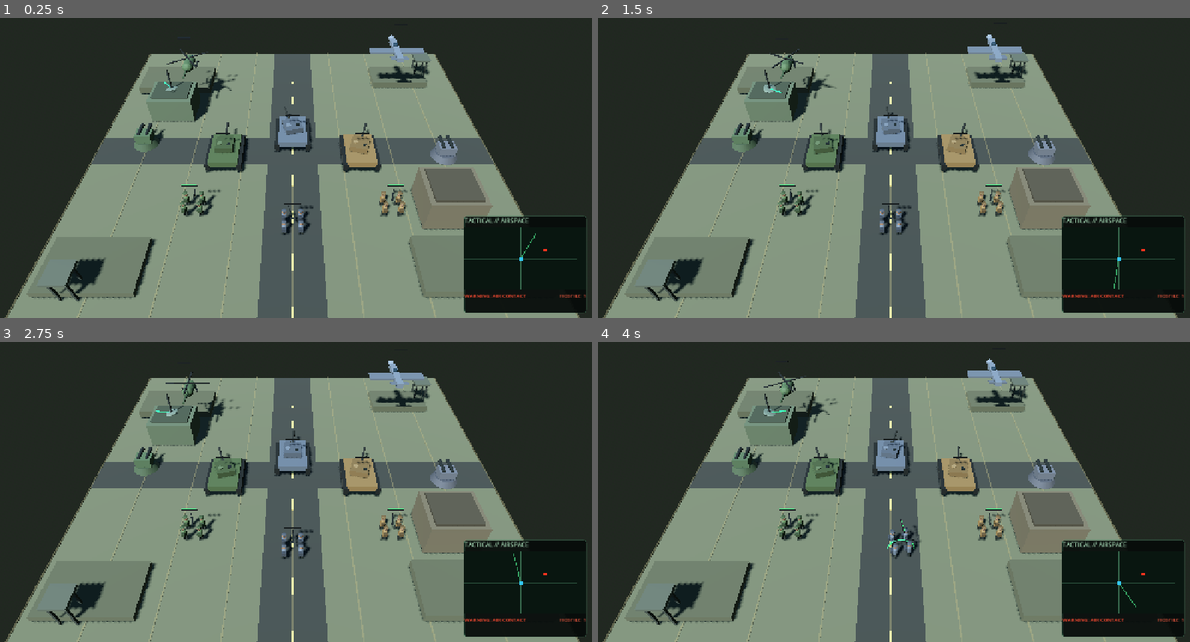
Above: before the commit, frames 1-4 (two rows, left to right).
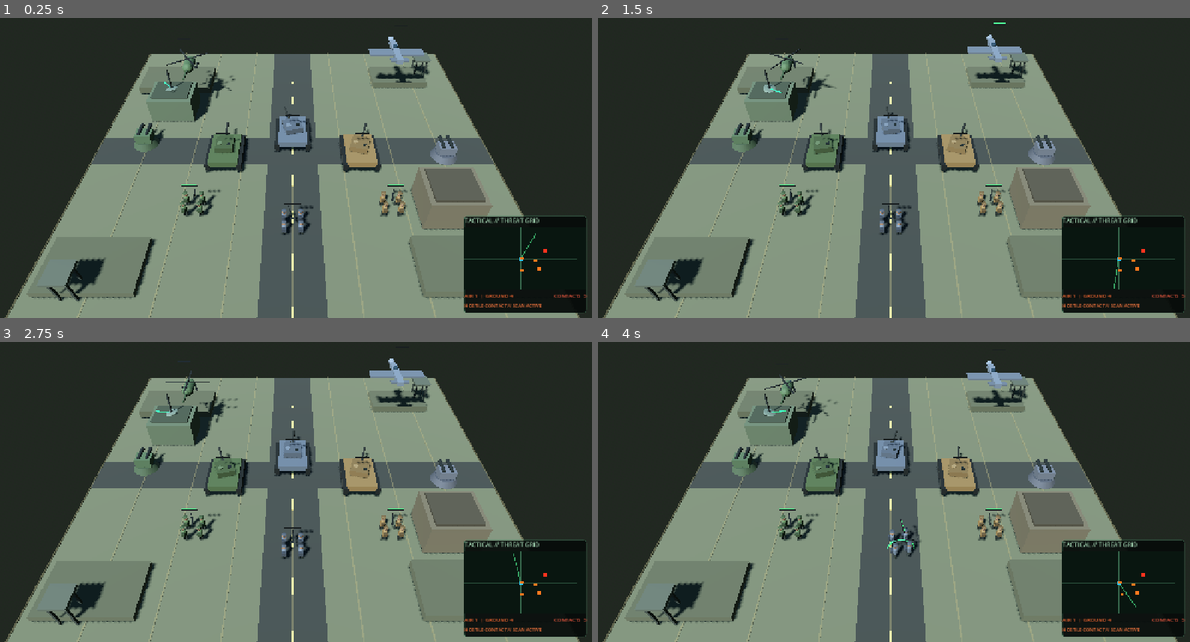
Above: after the commit, the same moments.

Repository: Jamalalbaroty/storm-generals-mobil
Game: Godot game, scene res://prototype_3d/battlefield_3d.tscn
Two runs of this game, one before a commit and one after it. Both use one fixed random seed, a clock stepped at 60 frames per second and the inputs below. This scene is started directly instead of the project's main scene.
Inputs (mouse positions are in pixels of both pictures, inside the frame that each line leads up to):
- Up to frame 1 (0.25 s): no input
- Up to frame 2 (1.5 s): move the mouse to (1024, 132) at 0.52 s; click (1024, 132) at 0.67 s; drag from (769, 165) to (858, 216) at 1.27 s
- Up to frame 3 (2.75 s): move the mouse to (349, 399) at 2.02 s; click (349, 399) at 2.17 s
- Up to frame 4 (4 s): drag from (858, 540) to (710, 423) at 2.77 s; move the mouse to (1071, 525) at 3.52 s; click (1071, 525) at 3.67 s

The runs differ from the first frame. In frame 1, 0.7% of the frame differs, in the area x 28-100%, y 5-97%; in frame 2, 0.5%; in frame 3, 0.8%; in frame 4, 0.9%, in the area x 27-100%, y 5-97%.

Commit message:
feat: expand tactical radar to ground and air threat contacts

Diff:
--- a/prototype_3d/battlefield_3d.gd
+++ b/prototype_3d/battlefield_3d.gd
@@ -40,6 +40,7 @@
 var radar_plot: Control
 var radar_status_label: Label
 var radar_count_label: Label
+var radar_ground_label: Label
 var radar_sweep_widget: ColorRect
 var radar_blip_widgets: Dictionary = {}
 
@@ -584,7 +585,7 @@
 	column.add_theme_constant_override("separation", 5)
 	panel.add_child(column)
 	var heading := Label.new()
-	heading.text = "TACTICAL // AIRSPACE"
+	heading.text = "TACTICAL // THREAT GRID"
 	heading.add_theme_color_override("font_color", Color(0.66, 0.86, 0.72))
 	heading.add_theme_font_size_override("font_size", 13)
 	column.add_child(heading)
@@ -635,18 +636,24 @@
 	var footer := HBoxContainer.new()
 	column.add_child(footer)
 	var status := Label.new()
-	status.text = "AIRSPACE: CLEAR"
+	status.text = "AIR 0  |  GROUND 0"
 	status.size_flags_horizontal = Control.SIZE_EXPAND_FILL
 	status.add_theme_font_size_override("font_size", 11)
 	status.add_theme_color_override("font_color", Color(0.42, 0.88, 0.60))
 	footer.add_child(status)
 	radar_status_label = status
 	var count := Label.new()
-	count.text = "HOSTILE  0"
+	count.text = "CONTACTS  0"
 	count.add_theme_font_size_override("font_size", 11)
 	count.add_theme_color_override("font_color", Color(0.95, 0.35, 0.25))
 	footer.add_child(count)
 	radar_count_label = count
+	var ground_status := Label.new()
+	ground_status.text = "SECTOR SECURE  //  SCAN ACTIVE"
+	ground_status.add_theme_font_size_override("font_size", 10)
+	ground_status.add_theme_color_override("font_color", Color(0.55, 0.70, 0.59))
+	column.add_child(ground_status)
+	radar_ground_label = ground_status
 	radar_hud = panel
 
 func _update_radar_hud(delta: float) -> void:
@@ -655,30 +662,34 @@
 	if is_instance_valid(radar_sweep_widget):
 		radar_sweep_widget.rotation += delta * 2.2
 	var active_keys: Array[String] = []
-	var hostile_count := 0
-	for aircraft in showcase_tanks:
-		if not is_instance_valid(aircraft):
+	var hostile_air := 0
+	var hostile_ground := 0
+	for unit in showcase_tanks:
+		if not is_instance_valid(unit):
 			continue
-		var aircraft_type := str(aircraft.get_meta("unit_type", "tank"))
-		if aircraft_type != "helicopter" and aircraft_type != "fighter":
+		if str(unit.get_meta("faction_id", "")) == "american":
 			continue
-		# The showcase command HUD represents the American command network.
-		if str(aircraft.get_meta("faction_id", "")) == "american":
+		var unit_type := str(unit.get_meta("unit_type", "tank"))
+		var is_air := unit_type == "helicopter" or unit_type == "fighter"
+		if not is_air and unit_type != "tank" and unit_type != "infantry":
 			continue
-		if Vector2(aircraft.global_position.x, aircraft.global_position.z).length() > 30.0:
+		if Vector2(unit.global_position.x, unit.global_position.z).length() > 30.0:
 			continue
-		hostile_count += 1
-		var key := str(aircraft.get_instance_id())
+		if is_air:
+			hostile_air += 1
+		else:
+			hostile_ground += 1
+		var key := str(unit.get_instance_id())
 		active_keys.append(key)
 		var blip := radar_blip_widgets.get(key) as ColorRect
 		if not is_instance_valid(blip):
 			blip = ColorRect.new()
-			blip.size = Vector2(7.0, 7.0)
-			blip.color = Color(1.0, 0.20, 0.12)
+			blip.size = Vector2(8.0, 8.0) if is_air else Vector2(6.0, 6.0)
+			blip.color = Color(1.0, 0.20, 0.12) if is_air else Color(1.0, 0.48, 0.12)
 			radar_plot.add_child(blip)
 			radar_blip_widgets[key] = blip
-		var px := clampf((aircraft.global_position.x + 30.0) / 60.0 * 240.0, 3.0, 233.0)
-		var py := clampf((aircraft.global_position.z + 30.0) / 60.0 * 132.0, 3.0, 125.0)
+		var px := clampf((unit.global_position.x + 30.0) / 60.0 * 240.0, 3.0, 233.0)
+		var py := clampf((unit.global_position.z + 30.0) / 60.0 * 132.0, 3.0, 125.0)
 		blip.position = Vector2(px, py)
 		blip.visible = true
 	for key_variant in radar_blip_widgets.keys():
@@ -689,14 +700,13 @@
 				stale.queue_free()
 			radar_blip_widgets.erase(key)
 	if is_instance_valid(radar_count_label):
-		radar_count_label.text = "HOSTILE  %d" % hostile_count
+		radar_count_label.text = "CONTACTS  %d" % (hostile_air + hostile_ground)
 	if is_instance_valid(radar_status_label):
-		if hostile_count > 0:
-			radar_status_label.text = "WARNING: AIR CONTACT"
-			radar_status_label.add_theme_color_override("font_color", Color(1.0, 0.30, 0.20))
-		else:
-			radar_status_label.text = "AIRSPACE: CLEAR"
-			radar_status_label.add_theme_color_override("font_color", Color(0.42, 0.88, 0.60))
+		radar_status_label.text = "AIR %d  |  GROUND %d" % [hostile_air, hostile_ground]
+		radar_status_label.add_theme_color_override("font_color", Color(1.0, 0.42, 0.20) if hostile_air + hostile_ground > 0 else Color(0.42, 0.88, 0.60))
+	if is_instance_valid(radar_ground_label):
+		radar_ground_label.text = "HOSTILE CONTACT // SCAN ACTIVE" if hostile_air + hostile_ground > 0 else "SECTOR SECURE  //  SCAN ACTIVE"
+		radar_ground_label.add_theme_color_override("font_color", Color(1.0, 0.48, 0.25) if hostile_air + hostile_ground > 0 else Color(0.55, 0.70, 0.59))
 
 func _build_showcase_radars() -> void:
 	_add_radar_station(Vector3(-14.0, 0.0, -7.0), "american")
@@ -747,16 +757,18 @@
 		if is_instance_valid(sweep):
 			sweep.rotation.y += delta * 2.8
 		var radar_faction := str(radar.get_meta("faction_id", ""))
-		for aircraft in showcase_tanks:
-			if not is_instance_valid(aircraft):
+		var active_contacts: Array[String] = []
+		for unit in showcase_tanks:
+			if not is_instance_valid(unit):
 				continue
-			var aircraft_type := str(aircraft.get_meta("unit_type", "tank"))
-			if aircraft_type != "helicopter" and aircraft_type != "fighter":
+			var unit_type := str(unit.get_meta("unit_type", "tank"))
+			if unit_type != "helicopter" and unit_type != "fighter":
 				continue
-			var is_hostile := str(aircraft.get_meta("faction_id", "")) != radar_faction
-			var in_range := radar.global_position.distance_to(aircraft.global_position) <= 26.0
-			var blip_key := str(radar.get_instance_id()) + ":" + str(aircraft.get_instance_id())
+			var is_hostile := str(unit.get_meta("faction_id", "")) != radar_faction
+			var in_range := radar.global_position.distance_to(unit.global_position) <= 26.0
+			var blip_key := str(radar.get_instance_id()) + ":" + str(unit.get_instance_id())
 			if is_hostile and in_range:
+				active_contacts.append(blip_key)
 				var blip: MeshInstance3D = radar_blips.get(blip_key) as MeshInstance3D
 				if not is_instance_valid(blip):
 					blip = MeshInstance3D.new()
@@ -772,14 +784,15 @@
 					blip.material_override = blip_material
 					add_child(blip)
 					radar_blips[blip_key] = blip
-				blip.global_position = aircraft.global_position + Vector3.UP * (1.4 + sin(radar_alert_clock * 5.0) * 0.12)
+				blip.global_position = unit.global_position + Vector3.UP * (1.4 + sin(radar_alert_clock * 5.0) * 0.12)
 				blip.visible = true
-			elif radar_blips.has(blip_key):
-				var old_blip := radar_blips[blip_key] as MeshInstance3D
+		for old_key_variant in radar_blips.keys():
+			var old_key := str(old_key_variant)
+			if old_key.begins_with(str(radar.get_instance_id()) + ":") and not active_contacts.has(old_key):
+				var old_blip := radar_blips[old_key] as MeshInstance3D
 				if is_instance_valid(old_blip):
 					old_blip.queue_free()
-				radar_blips.erase(blip_key)
-
+				radar_blips.erase(old_key)
 func _build_showcase_infantry() -> void:
 	_add_placeholder_infantry_squad(Vector3(-9.0, 0.0, 8.0), Color(0.30, 0.38, 0.25), "american")
 	_add_placeholder_infantry_squad(Vector3(0.0, 0.0, 10.0), Color(0.34, 0.37, 0.40), "chinese")
